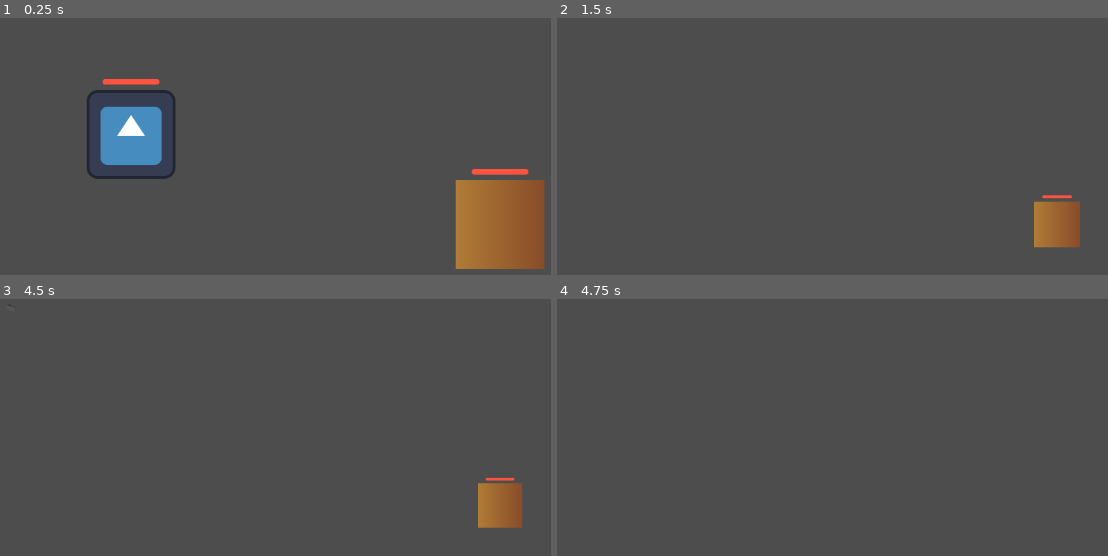
Above: before the commit, frames 1-4 (two rows, left to right).
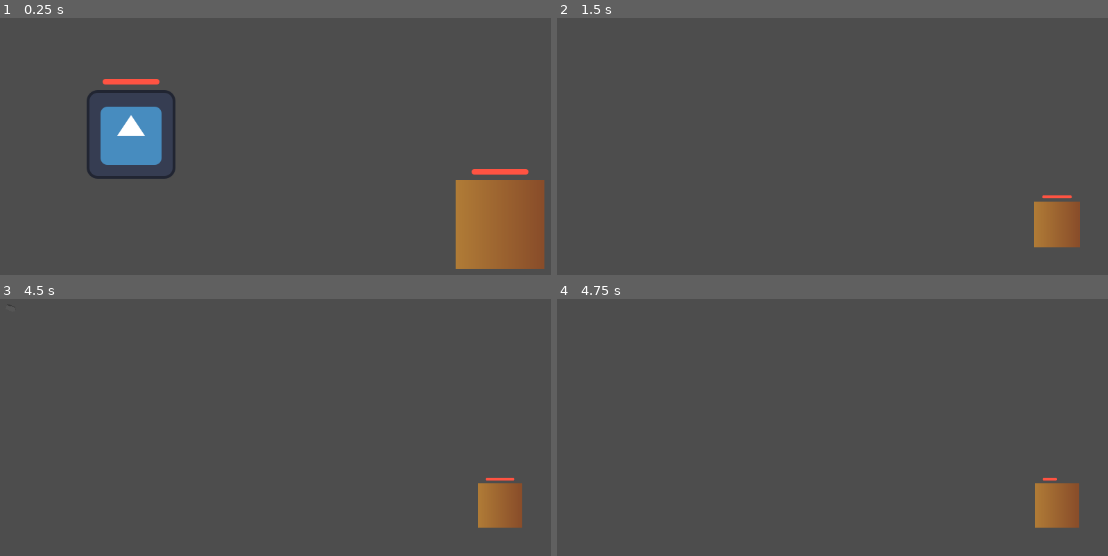
Above: after the commit, the same moments.

Repository: DarrylBD99/Game-Off-2023
Game: Godot game, scene res://Scenes/Levels/LevelTest.tscn
Same seed, same stepped clock (60 frames per second), same inputs: the game is played once before the commit and once after it. The engine's default icon, where the game draws it, is replaced by a stand-in: a white triangle on a blue panel in a dark square.
Inputs (mouse positions are in pixels of both pictures, inside the frame that each line leads up to):
- Up to frame 1 (0.25 s): no input
- Up to frame 2 (1.5 s): tap Enter at 0.5 s; move the mouse to (outside the picture) at 0.52 s; hold Q (player_ability) 0.53-1.28 s; hold W (player_up) from 0.53 s (still down); move the mouse to (outside the picture) at 1.27 s; click (outside the picture) at 1.35 s
- Up to frame 3 (4.5 s): tap Space at 2, 3.5 s; move the mouse to (93, 455) at 2.02 s; release W (player_up) at 2.03 s; hold Q (player_ability) 2.03-2.78 s; hold A (player_left) 2.03-3.53 s; tap Enter at 2.75, 4.25 s; move the mouse to (369, 522) at 2.77 s; click (369, 522) at 2.85 s; move the mouse to (209, 412) at 3.52 s; hold S (player_down) 3.53-4.28 s; hold Q (player_ability) 3.53-4.28 s; move the mouse to (506, 502) at 4.27 s; hold D (player_right) from 4.28 s (still down); click (506, 502) at 4.35 s
- Up to frame 4 (4.75 s): keep holding D (player_right)

Frames 1-3 are identical in both runs. In frame 4, 1.4% of the frame differs, in the area x 86-95%, y 69-90%.

Commit message:
fixed health and attack stats not being set properly

Diff:
--- a/Scripts/Entity/entity.gd
+++ b/Scripts/Entity/entity.gd
@@ -3,16 +3,20 @@
 
 @export var speed : float = 100.0
 @export var fire_rate : float = 0.2
+
 @export var state_manager : StateManager
 @export var action_state_manager : StateManager
 @export var size_state_manager : StateManager
 
 @export var animation_tree : AnimationTree
+@export var size_time_limit : Timer
 
 @export var health : Health
 @export var attack : Attack
 
 var can_fire : bool = true
+var normal_size : State
+var size_bool : bool = false
 
 func _ready():
 	# Base State Machine
@@ -26,6 +30,7 @@
 	# Size State Machine
 	if size_state_manager:
 		size_state_manager.ready()
+		normal_size = size_state_manager.current_state
 
 func _physics_process(delta):
 	# Base State Machine
@@ -39,6 +44,16 @@
 	# Size State Machine
 	if size_state_manager:
 		size_state_manager.physics_process(delta)
+
+		if size_time_limit and size_state_manager.current_state != normal_size and not size_bool:
+			size_time_limit.start()
+			size_bool = true
+			size_time_limit.start()
+
+	if size_bool and size_time_limit.is_stopped():
+		var states : Array[State] = size_state_manager.states
+		size_bool = false
+		size_state_manager.change_state(states[states.find(normal_size)])
 
 func _input(event):
 	# Base State Machine
--- a/Scripts/Misc/State Machine/SizeState.gd
+++ b/Scripts/Misc/State Machine/SizeState.gd
@@ -9,26 +9,22 @@
 
 var speed_origin : float
 var scale_origin : Vector2
-var health_origin : Health
-var attack_origin : Attack
 
 func state_ready():
 	speed_origin = entity.speed
 	scale_origin = entity.scale
-	health_origin = entity.health
-	attack_origin = entity.attack
 
 func start():
 	timer.start()
 
+	if entity.health:
+		entity.health.hp = entity.health.hp * health_multiplier
+		entity.health.hp_max = entity.health.hp_max * health_multiplier
+
+	if entity.attack:
+		entity.attack.atk = entity.attack.atk * attack_multiplier
+
 func physics_process(_delta : float) -> State:
-	if health_origin:
-		entity.health.hp = health_origin.hp * health_multiplier
-		entity.health.hp_max = health_origin.hp_max * health_multiplier
-
-	if attack_origin:
-		entity.attack.atk = attack_origin.atk * attack_multiplier
-
 	if not timer.is_stopped():
 		var time_elapsed : float = timer.wait_time - timer.time_left
 		var time_elapsed_percent : float = time_elapsed / timer.wait_time
@@ -41,6 +37,10 @@
 
 	return null
 
-#func end():
-#	entity.speed = speed_origin
-#	entity.scale = scale_origin
+func end():
+	if entity.health:
+		entity.health.hp = entity.health.hp / health_multiplier
+		entity.health.hp_max = entity.health.hp_max / health_multiplier
+
+	if entity.attack:
+		entity.attack.atk = entity.attack.atk / attack_multiplier
